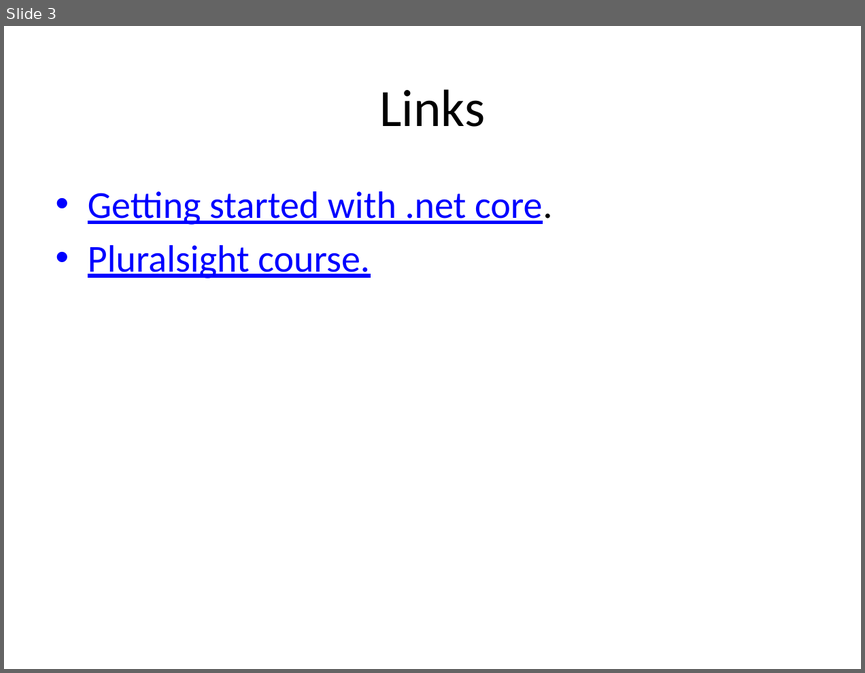
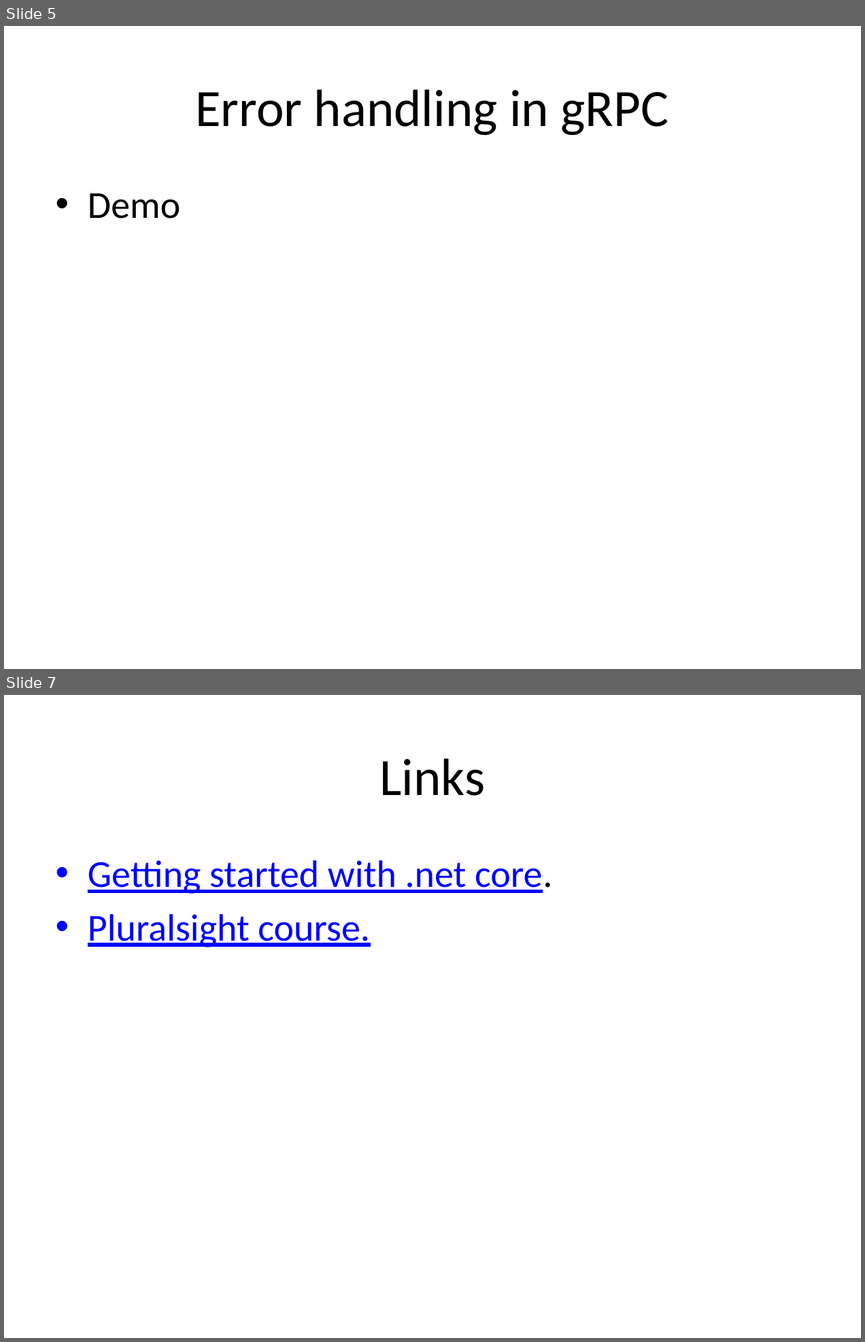
Before and after one commit to ganeshkum25/grpc-start-with-mobile-reader, a slide deck: gRPC.ppt.pptx. Shown one above the other, each under a label of ours: slide 3 before the commit, slides 5 and 7 after it; the slides between them are not shown. The pictures are 865x673 and 865x1342 pixels, drawn with LibreOffice and Linux fonts; fonts in the diff are those of the drawing. Boxes give left, top, right and bottom in pixels: in the first picture for what was removed or moved away, otherwise in the second. Text is boxed around its words. In the diff, an @@ line names an element or a change of style, - is before the commit and + after.

Commit message:
presentation day changes

```diff
--- a/gRPC.ppt.pptx
+++ b/gRPC.ppt.pptx
@@ slide 5 added at bbox=[4, 26, 861, 669], background #FFFFFF @@
@@ title added at bbox=[195, 89, 669, 135], 44 pt, text #000000 @@
+Error handling in gRPC
@@ text added at bbox=[88, 193, 181, 218], 32 pt, text #000000 @@
+• Demo
@@ what was slide 3 is now slide 7 @@
```
Also in this commit, not shown: 1 slide changed, 3 other slides added, 4 other files.
